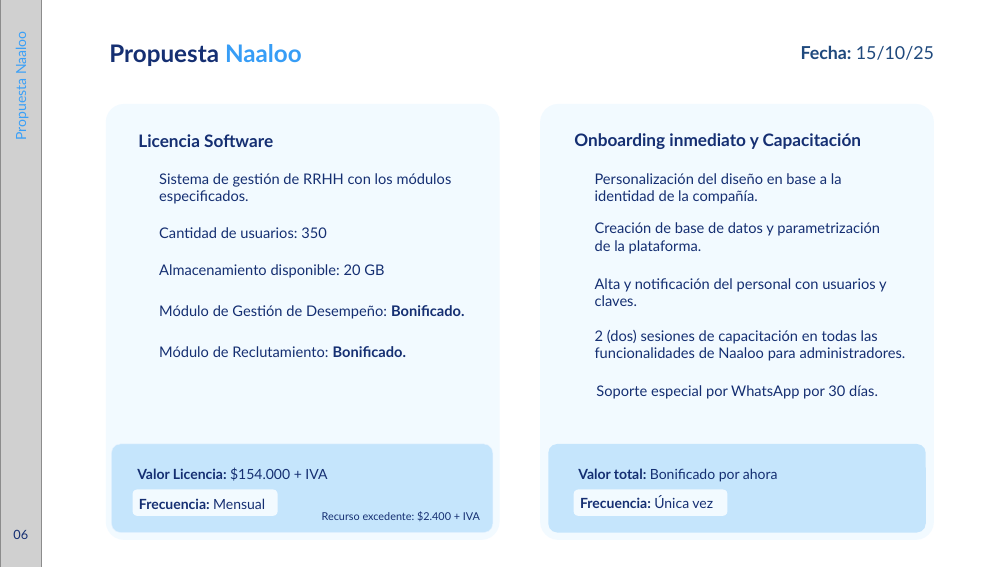
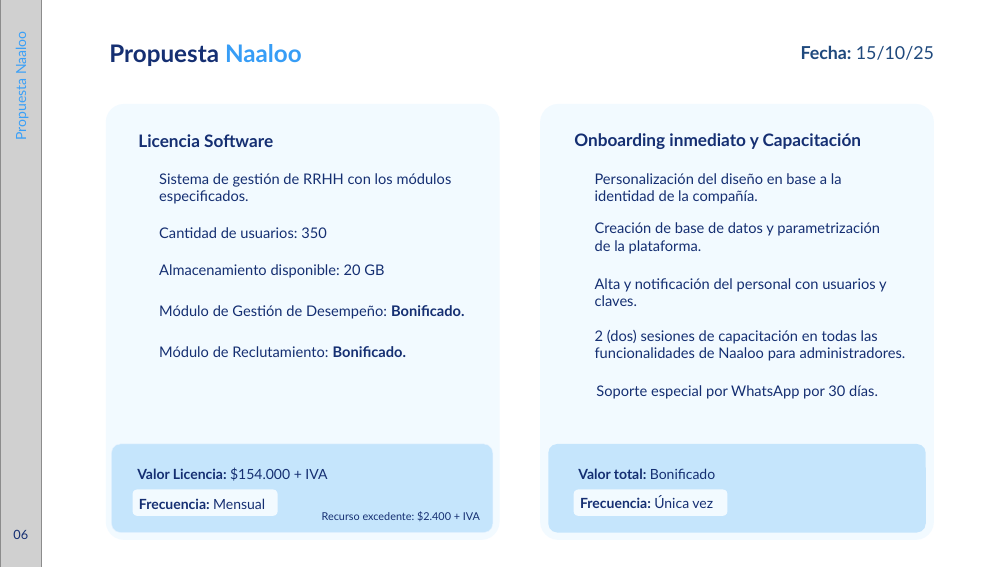
Before and after one commit to Enz1998/presupuestos, a slide deck: slide 6 of public/template_sin_descuento.pptx. Drawn at 1008x567 pixels with LibreOffice and Linux fonts; fonts in the diff are those of the drawing; grey boxes stand for pictures; background and template pictures are left out. Boxes give left, top, right and bottom in pixels: in the first picture for what was removed or moved away, otherwise in the second. Text is boxed around its words. In the diff, an @@ line names an element or a change of style, - is before the commit and + after.

Commit message:
Actualizar formato de propuestas comerciales con templates de Argentina

```diff
--- a/public/template_sin_descuento.pptx
+++ b/public/template_sin_descuento.pptx
@@ text at box(578, 468, 715, 479): text changed; bold on @@
-Valor total: Bonificado por ahora
+Valor total: Bonificado
```
Also in this commit, not shown: 1 other slide changed, 5 other files.
